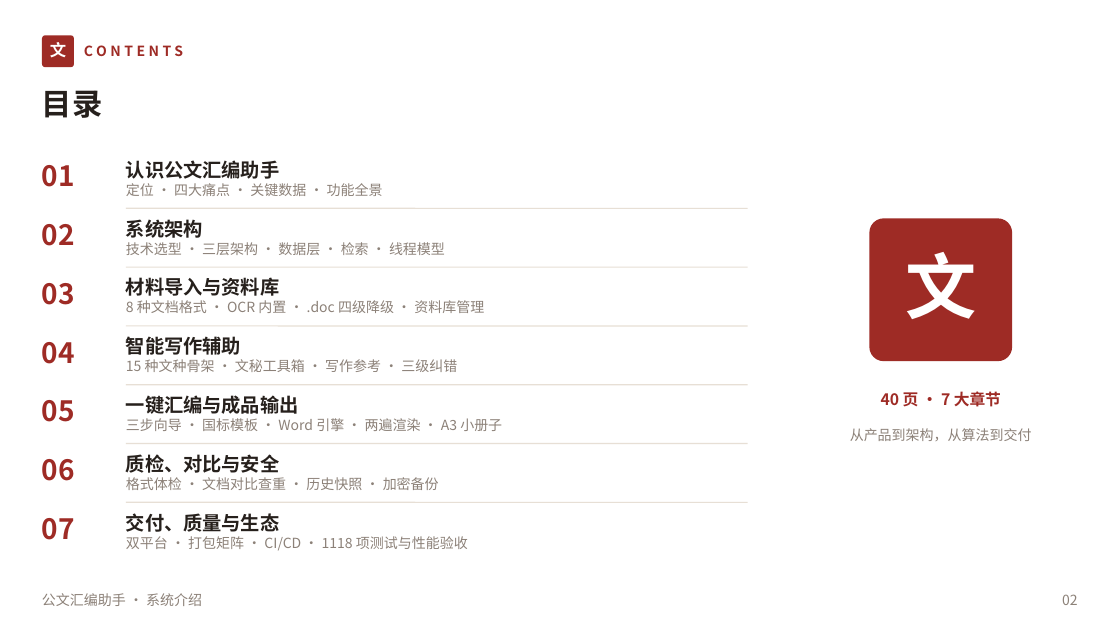
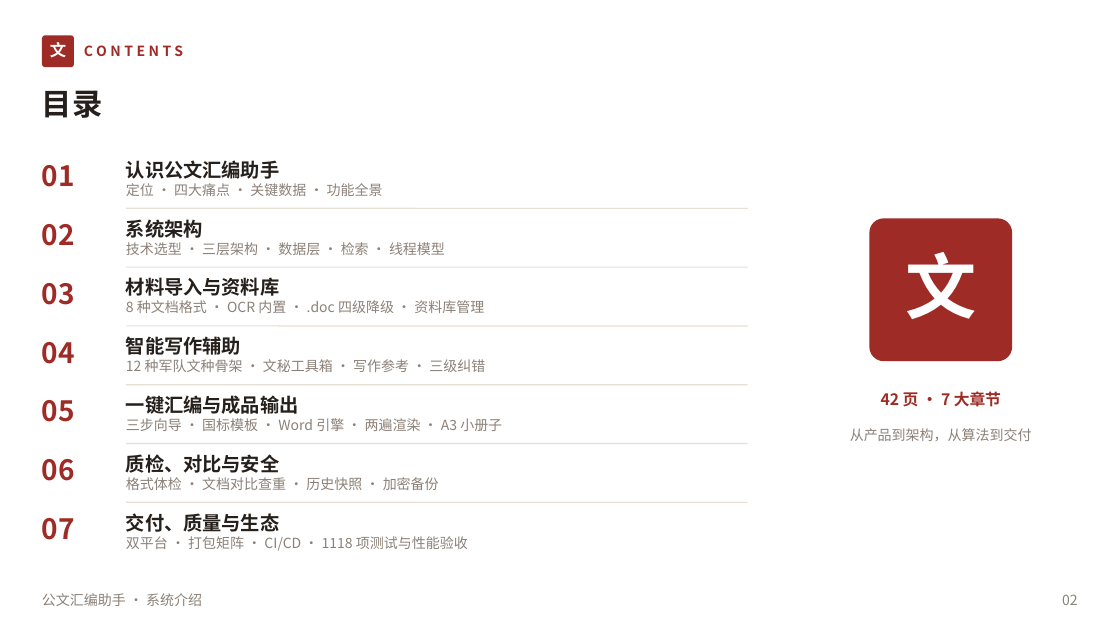
Before and after one commit to lzh745200/gwtool, a slide deck: slide 2 of 公文汇编助手-系统介绍.pptx. Drawn at 1120x630 pixels with LibreOffice and Linux fonts; fonts in the diff are those of the drawing. Boxes give left, top, right and bottom in pixels: in the first picture for what was removed or moved away, otherwise in the second. Text is boxed around its words. In the diff, an @@ line names an element or a change of style, - is before the commit and + after.

Commit message:
fix(quality): open-code-review 全项目审查修复 12 处缺陷 + 隐私加固 + 文档与 PPT 同步
工具 alibaba/open-code-review v1.12.5，扫描 161 文件 / 39,358 行。
内置 LLM 密钥余额不足（402），改用其官方 delegate 模式（工具出规则集）。

候选 2368 → 生产代码 82 → 确认缺陷 12 / 合理降级 62 / 误报 8。

12 条共同特征：失败被吞掉，代码却仍做出成功的承诺。
- backup.py ×3：新增 RestoreReport.warnings，恢复前自动备份失败/模板回写失败/
  附件还原失败从静默改为 UI 点名（附件那条最重：原失败被吞成 restored=0 而报告仍 ok=True）
- batch.py / feature_dialogs.py ×2：快照失败仍继续改，但写入 failures
- exporter.py / enhance_pack.py / csc_gec.py / reminder.py / dbhealth.py 等 ×7：加日志留痕
62 处确认为刻意的静默降级，按规则集要求保持原样。

隐私加固：redact() 原先全仓 0 调用，诊断包把整份原始日志塞进 zip 而 UI 承诺
不含正文。现改为日志入队前脱敏 + 崩溃摘要只留类型/长度/位置 + 诊断包兜底脱敏，
并新增 tests/test_logs_privacy.py 把承诺变成断言。

文档与 PPT：新增 open-code-review审查报告.md；修正项目文件结构说明的多处失实
（版本号/已删样张/测试数/ruff 描述）；README 测试数 1118→1127；PPT 重建 43 页。

验证：pytest 1127 passed / 3 skipped / 0 failed；ruff All checks passed；
e2e 20 项通过。版本号保持 1.6.0。

```diff
--- a/公文汇编助手-系统介绍.pptx
+++ b/公文汇编助手-系统介绍.pptx
@@ text at [126,359,485,372]: text changed @@
-15 种文种骨架 · 文秘工具箱 · 写作参考 · 三级纠错
+12 种军队文种骨架 · 文秘工具箱 · 写作参考 · 三级纠错
@@ text at [881,391,1001,407]: text changed @@
-40 页 · 7 大章节
+42 页 · 7 大章节
```
Also in this commit, not shown: 10 other slides changed, 2 slides added, 26 other files.
